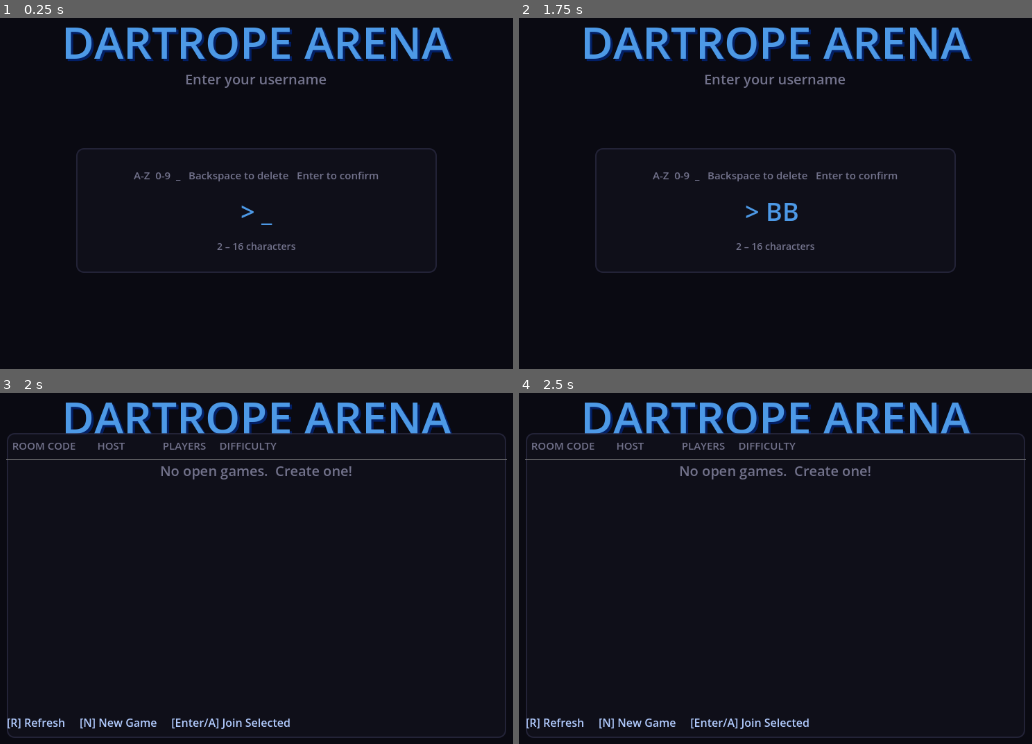
Above: before the commit, frames 1-4 (two rows, left to right).
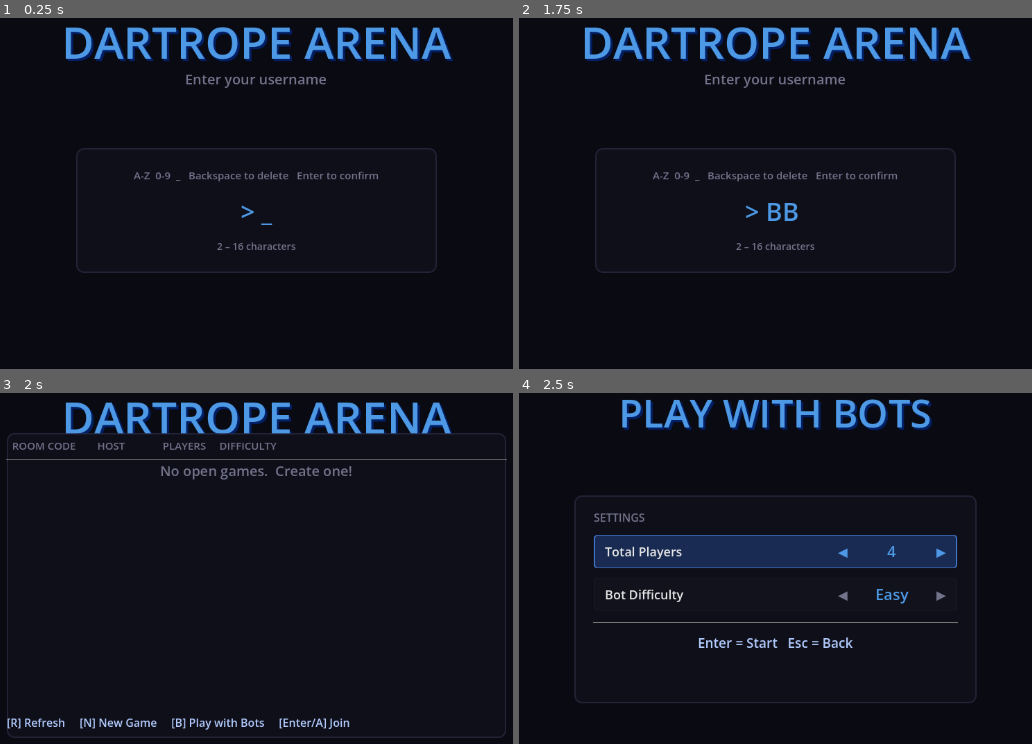
Above: after the commit, the same moments.

Repository: haotsai101/ropedart-arena
Game: Godot game, scene res://scenes/lobby.tscn
The game is run twice, just before and just after one commit, with the same random seed, the same clock (stepped at 60 frames per second) and the same inputs.
Inputs:
- Up to frame 1 (0.25 s): no input
- Up to frame 2 (1.75 s): tap Enter (ui_accept) at 0.5, 1.35, 1.52 s; hold Right (ui_right) 0.53-1.28 s; hold Enter (ui_accept) 0.53-1.28 s; tap B at 0.6, 1.55 s; hold Down (ui_down) from 1.28 s (still down)
- Up to frame 3 (2 s): keep holding Down (ui_down); tap Enter (ui_accept) at 1.82 s
- Up to frame 4 (2.5 s): release Down (ui_down) at 2.03 s; hold Right (ui_right) from 2.03 s (still down); hold Enter (ui_accept) from 2.03 s (still down); tap B at 2.1 s

Frames 1-2 are identical in both runs. In frame 3, 0.6% of the frame differs, in the area x 34-69%, y 92-97%; in frame 4, 16%, in the area x 1-99%, y 1-99%.

Commit message:
feat: add local Play with Bots screen to lobby
Adds a "local_config" screen reachable via [B] in the browser, letting
the human player configure total players and bot difficulty before
jumping straight into a local match without a signaling server.

Co-Authored-By: Claude Sonnet 4.6 <noreply@anthropic.com>

Diff:
--- a/scripts/lobby.gd
+++ b/scripts/lobby.gd
@@ -45,6 +45,11 @@
 var _lives_value: int = 3
 var _rounds_value: int = 3
 
+# Local config screen
+var _local_total_players: int = 4
+var _local_bot_difficulty: int = 0
+var _local_focus: int = 0   # 0 = total players, 1 = difficulty
+
 # Error/transition timer
 var _error_timer: float = 0.0
 var _error_message: String = ""
@@ -63,6 +68,9 @@
 var _wait_code_lbl: Label = null
 var _wait_prompt_lbl: Label = null
 var _wait_error_lbl: Label = null
+
+var _local_total_lbl: Label = null
+var _local_diff_lbl: Label = null
 
 
 func _ready() -> void:
@@ -124,6 +132,8 @@
 	_wait_code_lbl = null
 	_wait_prompt_lbl = null
 	_wait_error_lbl = null
+	_local_total_lbl = null
+	_local_diff_lbl = null
 
 	for child in get_children():
 		child.queue_free()
@@ -142,6 +152,8 @@
 			_build_browser_screen()
 		"waiting":
 			_build_waiting_screen()
+		"local_config":
+			_build_local_config_screen()
 
 
 # ---------------------------------------------------------------------------
@@ -285,7 +297,7 @@
 	scroll.add_child(_browser_rooms_vbox)
 
 	# Bottom actions bar
-	var bottom := _make_browser_row_label("[R] Refresh     [N] New Game     [Enter/A] Join Selected", false)
+	var bottom := _make_browser_row_label("[R] Refresh     [N] New Game     [B] Play with Bots     [Enter/A] Join", false)
 	bottom.add_theme_color_override("font_color", COLOR_PROMPT)
 	bottom.add_theme_font_size_override("font_size", 16)
 	bottom.custom_minimum_size = Vector2(0, 44)
@@ -506,7 +518,7 @@
 	parent.add_child(row1)
 
 
-func _make_settings_row(label_text: String, value_text: String, focused: bool) -> Panel:
+func _make_settings_row(label_text: String, value_text: String, focused: bool, force_arrows: bool = false) -> Panel:
 	var row := Panel.new()
 	row.custom_minimum_size = Vector2(0, 48)
 	row.mouse_filter = Control.MOUSE_FILTER_IGNORE
@@ -542,7 +554,7 @@
 	name_lbl.mouse_filter = Control.MOUSE_FILTER_IGNORE
 	hbox.add_child(name_lbl)
 
-	if NetworkManager.is_host:
+	if NetworkManager.is_host or force_arrows:
 		var arrow_l := Label.new()
 		arrow_l.text = "◀"
 		arrow_l.add_theme_font_size_override("font_size", 18)
@@ -562,7 +574,7 @@
 	val_lbl.mouse_filter = Control.MOUSE_FILTER_IGNORE
 	hbox.add_child(val_lbl)
 
-	if NetworkManager.is_host:
+	if NetworkManager.is_host or force_arrows:
 		var arrow_r := Label.new()
 		arrow_r.text = "▶"
 		arrow_r.add_theme_font_size_override("font_size", 18)
@@ -683,6 +695,8 @@
 			_input_browser(event, vp)
 		"waiting":
 			_input_waiting(event, vp)
+		"local_config":
+			_input_local_config(event, vp)
 
 
 func _input_username(event: InputEvent, vp: Viewport) -> void:
@@ -742,6 +756,9 @@
 			KEY_N:
 				_begin_host()
 				if vp: vp.set_input_as_handled()
+			KEY_B:
+				_begin_local_game()
+				if vp: vp.set_input_as_handled()
 	elif event is InputEventJoypadButton and (event as InputEventJoypadButton).pressed:
 		var jb := event as InputEventJoypadButton
 		match jb.button_index:
@@ -918,6 +935,117 @@
 
 
 # ===========================================================================
+# LOCAL PLAY — config screen and game start
+# ===========================================================================
+
+func _begin_local_game() -> void:
+	_set_screen("local_config")
+
+
+func _build_local_config_screen() -> void:
+	_add_title("PLAY WITH BOTS", 56)
+
+	const PANEL_W: int = 580
+	const PANEL_H: int = 300
+
+	var panel := _make_panel(PANEL_W, PANEL_H, 20)
+	add_child(panel)
+
+	var root_vbox := VBoxContainer.new()
+	root_vbox.set_anchors_preset(Control.PRESET_FULL_RECT)
+	root_vbox.offset_left = 28
+	root_vbox.offset_top = 20
+	root_vbox.offset_right = -28
+	root_vbox.offset_bottom = -20
+	root_vbox.add_theme_constant_override("separation", 14)
+	root_vbox.mouse_filter = Control.MOUSE_FILTER_IGNORE
+	panel.add_child(root_vbox)
+
+	var settings_header := Label.new()
+	settings_header.text = "SETTINGS"
+	settings_header.add_theme_font_size_override("font_size", 16)
+	settings_header.add_theme_color_override("font_color", COLOR_DIM)
+	settings_header.mouse_filter = Control.MOUSE_FILTER_IGNORE
+	root_vbox.add_child(settings_header)
+
+	var row0 := _make_settings_row(
+		"Total Players",
+		str(_local_total_players),
+		_local_focus == 0,
+		true
+	)
+	_local_total_lbl = row0.get_node_or_null("HBoxContainer/ValueLabel")
+	root_vbox.add_child(row0)
+
+	var row1 := _make_settings_row(
+		"Bot Difficulty",
+		DIFFICULTY_LABELS[clampi(_local_bot_difficulty, 0, 2)],
+		_local_focus == 1,
+		true
+	)
+	_local_diff_lbl = row1.get_node_or_null("HBoxContainer/ValueLabel")
+	root_vbox.add_child(row1)
+
+	var sep := HSeparator.new()
+	sep.add_theme_color_override("color", COLOR_PANEL_BORDER)
+	sep.mouse_filter = Control.MOUSE_FILTER_IGNORE
+	root_vbox.add_child(sep)
+
+	var prompt_lbl := Label.new()
+	prompt_lbl.text = "Enter = Start   Esc = Back"
+	prompt_lbl.horizontal_alignment = HORIZONTAL_ALIGNMENT_CENTER
+	prompt_lbl.add_theme_font_size_override("font_size", 19)
+	prompt_lbl.add_theme_color_override("font_color", COLOR_PROMPT)
+	prompt_lbl.mouse_filter = Control.MOUSE_FILTER_IGNORE
+	root_vbox.add_child(prompt_lbl)
+
+
+func _change_local_setting(delta: int) -> void:
+	if _local_focus == 0:
+		_local_total_players = clampi(_local_total_players + delta, 2, 6)
+	else:
+		_local_bot_difficulty = clampi(_local_bot_difficulty + delta, 0, 2)
+	_rebuild_ui()
+
+
+func _input_local_config(event: InputEvent, vp: Viewport) -> void:
+	if event.is_action_pressed("ui_up"):
+		_local_focus = (_local_focus - 1 + 2) % 2
+		_rebuild_ui()
+		if vp: vp.set_input_as_handled()
+	elif event.is_action_pressed("ui_down"):
+		_local_focus = (_local_focus + 1) % 2
+		_rebuild_ui()
+		if vp: vp.set_input_as_handled()
+	elif event.is_action_pressed("ui_left"):
+		_change_local_setting(-1)
+		if vp: vp.set_input_as_handled()
+	elif event.is_action_pressed("ui_right"):
+		_change_local_setting(1)
+		if vp: vp.set_input_as_handled()
+	elif event.is_action_pressed("ui_accept"):
+		_start_local_game()
+		if vp: vp.set_input_as_handled()
+	elif event is InputEventKey and (event as InputEventKey).pressed:
+		var ke := event as InputEventKey
+		if ke.keycode == KEY_ESCAPE:
+			_set_screen("browser")
+			if vp: vp.set_input_as_handled()
+
+
+func _start_local_game() -> void:
+	GameManager.is_online = false
+	GameManager.lobby_mode = false
+	GameManager.total_players = _local_total_players
+	GameManager.human_count = 1
+	GameManager.bot_difficulty = _local_bot_difficulty
+	GameManager.lives_per_round = 3
+	GameManager.rounds_to_win = 3
+	get_tree().change_scene_to_file("res://scenes/main.tscn")
+	GameManager.call_deferred("_init_game")
+
+
+# ===========================================================================
 # Game start
 # ===========================================================================
 
